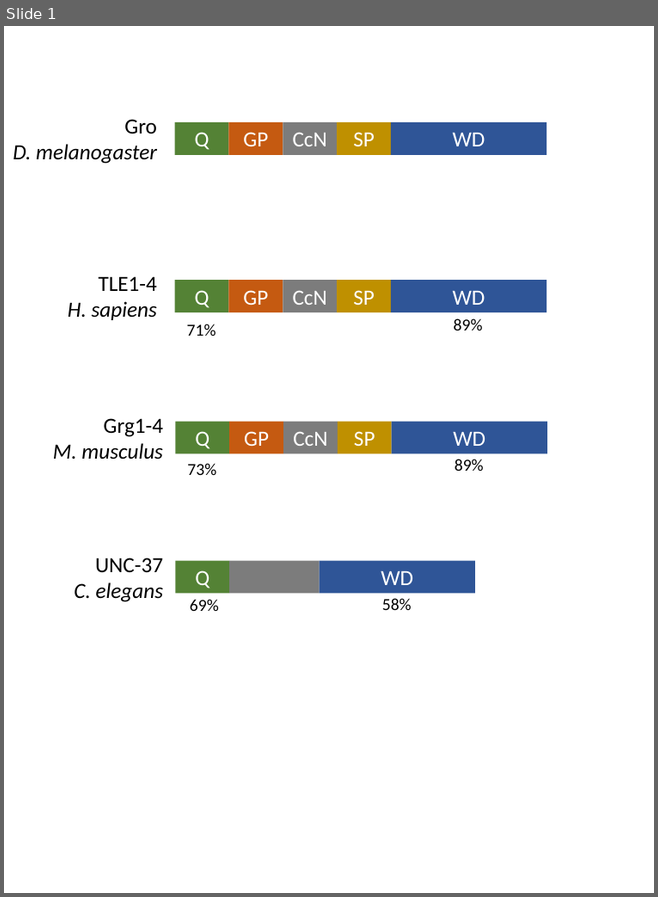
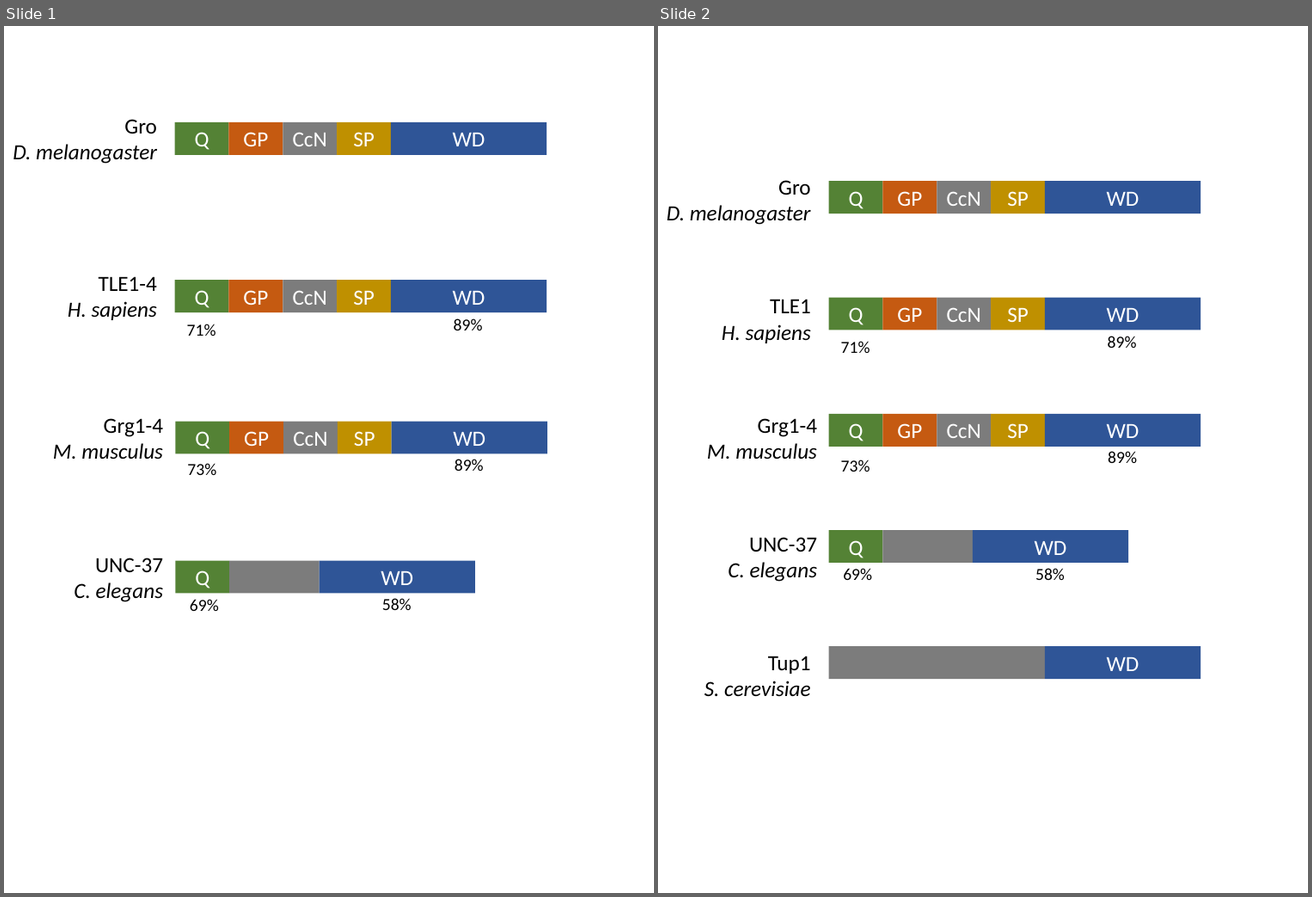
Before and after one commit to mdchambers/dissertation, a slide deck: ch1_introduction.figures/ch1_introduction.figures.pptx. Shown side by side, each under a label of ours: slide 1 before the commit, slides 1 and 2 after it. The pictures are 658x897 and 1312x897 pixels, drawn with LibreOffice and Linux fonts; fonts in the diff are those of the drawing. Boxes give left, top, right and bottom in pixels: in the first picture for what was removed or moved away, otherwise in the second. Text is boxed around its words. In the diff, an @@ line names an element or a change of style, - is before the commit and + after.

```diff
--- a/ch1_introduction.figures/ch1_introduction.figures.pptx
+++ b/ch1_introduction.figures/ch1_introduction.figures.pptx
@@ slide 2 added at <box>658,26,1308,893</box>, background #FFFFFF @@
@@ group added at <box>667,180,1201,696</box>: 20 rectangles, 11 texts @@
+Q
+GP
+CcN
+SP
+WD
+Gro
+D. melanogaster
+Q
+GP
+CcN
+SP
+WD
+TLE1
+H. sapiens
+Q
+GP
+CcN
+SP
+WD
+Grg1-4
+M. musculus
+Q
+WD
+UNC-37
+C. elegans
+71%
+89%
+73%
+89%
+69%
+58%
+WD
+Tup1
+S. cerevisiae
```
Also in this commit, not shown: 2 other files.
